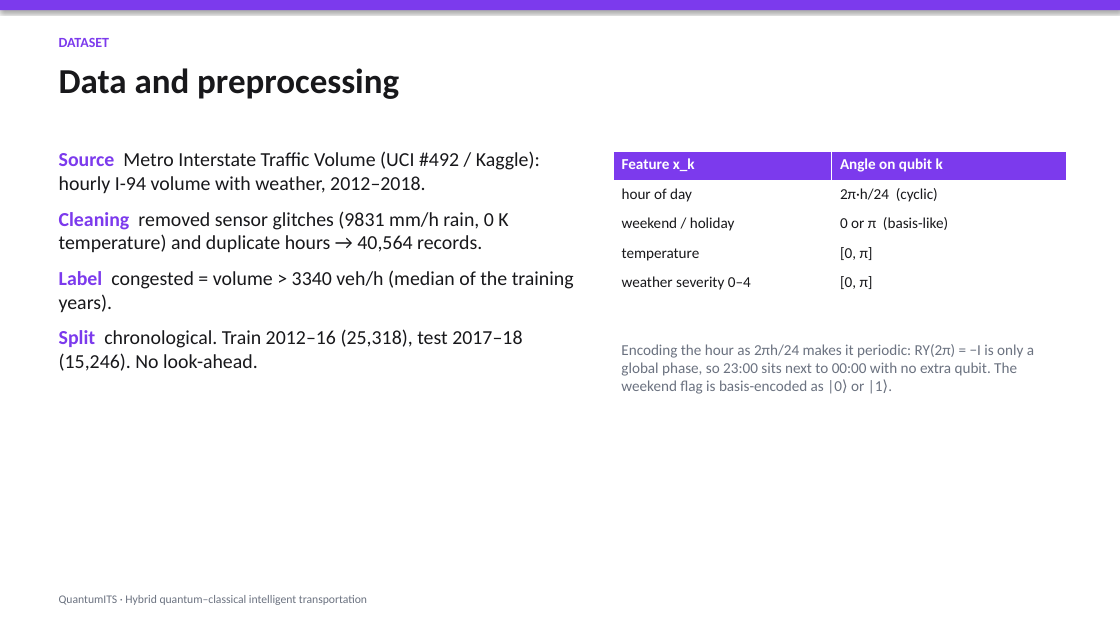
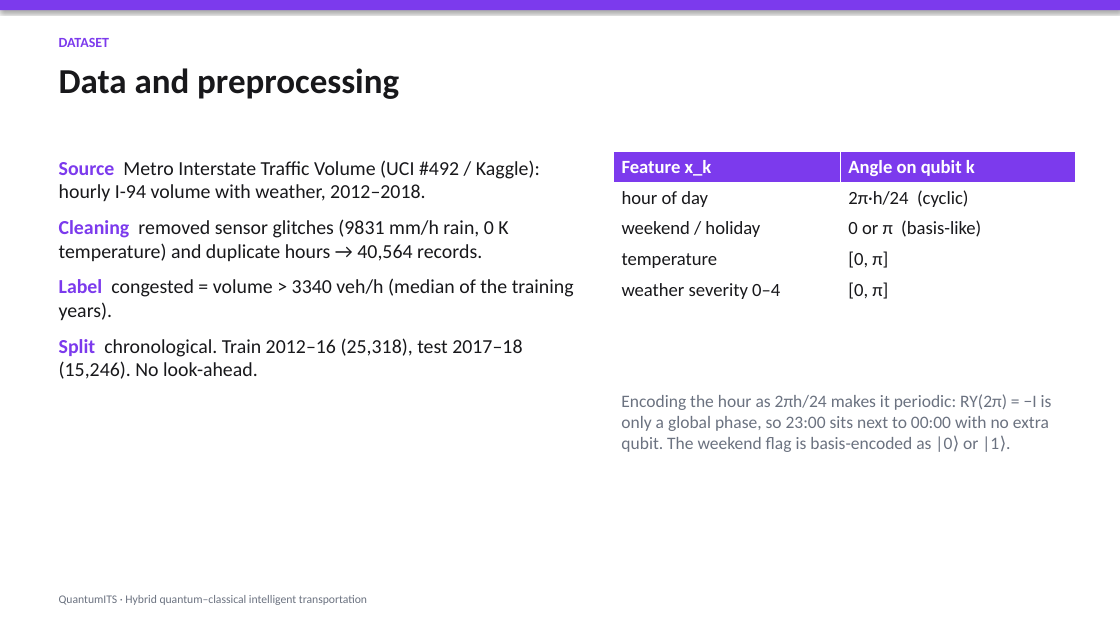
Before and after one commit to NathanC987/quantum-mp, a slide deck: slide 3 of slides/QuantumITS.pptx. Drawn at 1120x630 pixels with LibreOffice and Linux fonts; fonts in the diff are those of the drawing. Boxes give left, top, right and bottom in pixels: in the first picture for what was removed or moved away, otherwise in the second. Text is boxed around its words. In the diff, an @@ line names an element or a change of style, - is before the commit and + after.

```diff
--- a/slides/QuantumITS.pptx
+++ b/slides/QuantumITS.pptx
@@ text "Source Metro Interstate Traffic Volume ...": place and size @@
-text "Source Metro Interstate Traffic Volume ..." at box(59, 151, 574, 371)
+text "Source Metro Interstate Traffic Volume ..." at box(59, 160, 574, 379)
@@ table at box(613, 151, 1075, 303) @@
@@ size 13 to 16 pt @@
@@ table: place and size @@
-table at box(613, 151, 1067, 298)
+table at box(613, 151, 1075, 303)
@@ text "Encoding the hour as 2πh/24 ...": place and size @@
-text "Encoding the hour as 2πh/24 ..." at box(621, 344, 1034, 394)
+text "Encoding the hour as 2πh/24 ..." at box(621, 394, 1052, 452)
@@ text "Encoding the hour as 2πh/24 ..." at box(621, 394, 1052, 452): size 13 to 15 pt @@
```
Also in this commit, not shown: 8 other slides changed, 7 other files.
